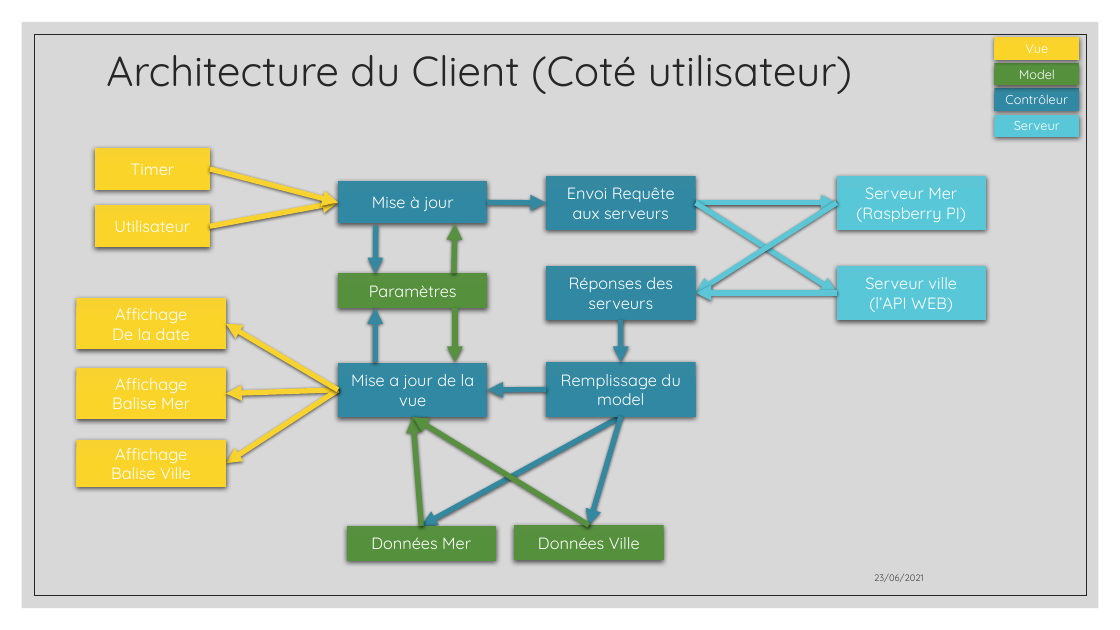
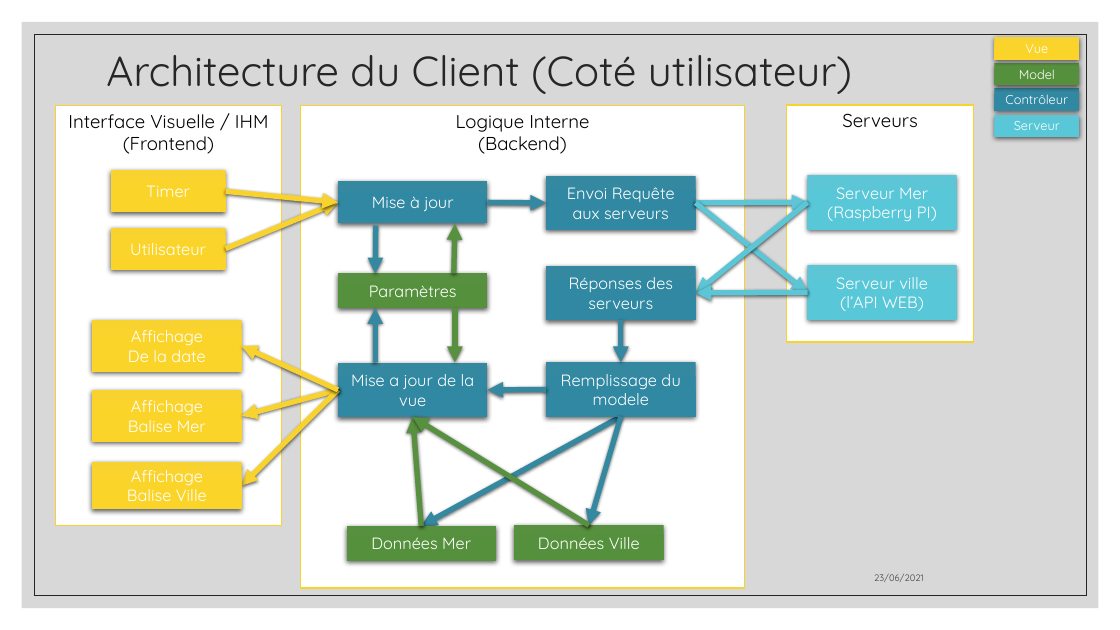
Before and after one commit to aiekick/ProjectStationMeteo, a slide deck: slide 12 of doc/StationMeteo_Soutenance_Stephane.pptx (slide 11 before the commit). Drawn at 1120x630 pixels with LibreOffice and Linux fonts; fonts in the diff are those of the drawing. Boxes give left, top, right and bottom in pixels: in the first picture for what was removed or moved away, otherwise in the second. Text is boxed around its words. In the diff, an @@ line names an element or a change of style, - is before the commit and + after.

Commit message:
[UPD] : update of the PPT

```diff
--- a/doc/StationMeteo_Soutenance_Stephane.pptx
+++ b/doc/StationMeteo_Soutenance_Stephane.pptx
@@ rectangle added at [55, 105, 282, 525], fill #FFFFFF, outline #F8D22F 1 pt, 16 pt, text #000000 @@
+Interface Visuelle / IHM
+(Frontend)
@@ rectangle added at [301, 106, 745, 588], fill #FFFFFF, outline #F8D22F 1 pt, 16 pt, text #000000 @@
+Logique Interne
+(Backend)
@@ rectangle added at [787, 105, 974, 342], fill #FFFFFF, outline #F8D22F 1 pt, 16 pt, text #000000 @@
+Serveurs
@@ 3 rectangles: place and size @@
-3 rectangles at [76, 148, 226, 486]
+3 rectangles at [92, 171, 242, 509]
@@ rectangle "Serveur Mer (Raspberry PI)": place and size @@
-rectangle "Serveur Mer (Raspberry PI)" at [837, 176, 986, 230]
+rectangle "Serveur Mer (Raspberry PI)" at [807, 176, 957, 230]
@@ arrow moved from (210, 169) - (338, 202) to (226, 192) - (338, 202) @@
@@ arrow moved from (210, 226) - (338, 202) to (226, 249) - (338, 202) @@
@@ arrow moved from (837, 202) - (696, 293) to (807, 202) - (696, 293) @@
@@ arrow moved from (696, 202) - (837, 293) to (696, 202) - (807, 292) @@
@@ arrow moved from (696, 202) - (837, 202) to (696, 202) - (807, 202) @@
@@ rectangle "Serveur ville": place and size @@
-rectangle "Serveur ville" at [837, 266, 986, 320]
+rectangle "Serveur ville" at [807, 266, 957, 320]
@@ arrow moved from (837, 293) - (696, 293) to (807, 292) - (696, 293) @@
@@ rectangle "Affichage": place and size @@
-rectangle "Affichage" at [76, 298, 226, 350]
+rectangle "Affichage" at [92, 320, 242, 371]
@@ arrow moved from (338, 390) - (226, 323) to (338, 390) - (242, 346) @@
@@ text in rectangle at [561, 374, 680, 405]: text changed @@
-Remplissage du model
+Remplissage du modele
@@ rectangle "Affichage": place and size @@
-rectangle "Affichage" at [76, 368, 226, 419]
+rectangle "Affichage" at [92, 390, 242, 441]
@@ arrow moved from (338, 390) - (226, 463) to (338, 390) - (242, 486) @@
@@ arrow moved from (338, 390) - (226, 393) to (338, 390) - (242, 416) @@
```
Also in this commit, not shown: 1 other slide changed, 9 slides added, 12 slides removed, 1 other file.
